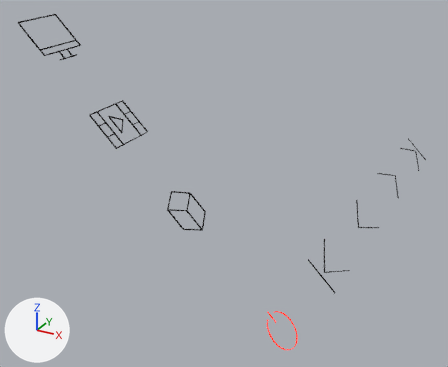
The glTF model UniversityTeacher/sdk/models/podium_buttons_off.glb, before and after one commit.
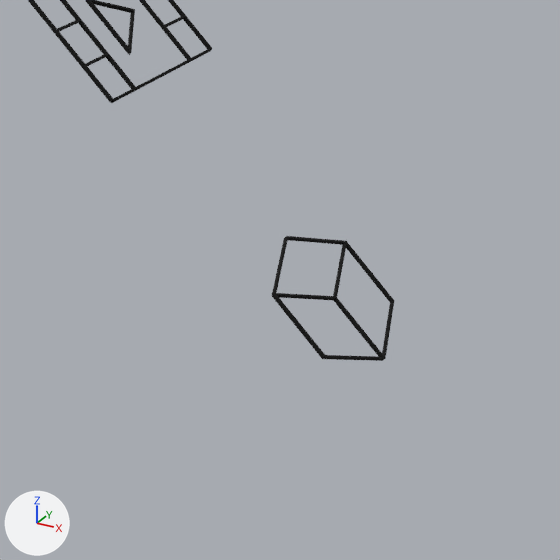
Each version appears first whole from a 50 mm camera at (-0.023, -0.649, 1.841) aimed at (-0.346, -0.061, 1.547), and next in a close-up on the part from 18% to 58% of the width and 32% to 80% of the height. Lighting does not change. The marker at lower left points along +X, +Y and +Z. Vertices at the same position are counted once.

The scene before the commit, as lines of its bpy script (objects in view):
```python
me_curve_007 = bpy.data.meshes.new('Curve.007')
me_curve_007.from_pydata(...)  # 1420 vertices, 2848 faces; spans x -0.436..-0.176, y -0.263..0.263, z 1.495..1.755
# faces by material slot: [1976, 872]
me_curve_007.materials.append(mat_screenmaterial_001)  # black #000000
me_curve_007.materials.append(mat_buttonglow)  # red #ff0d00
ob_presentationicon = bpy.data.objects.new('presentationIcon', me_curve_007)
ob_presentationicon.location = (0.0, 0.0, 0.0)
```
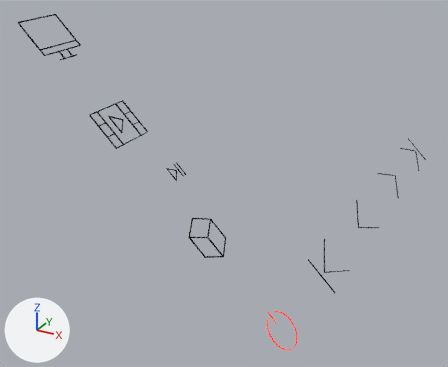
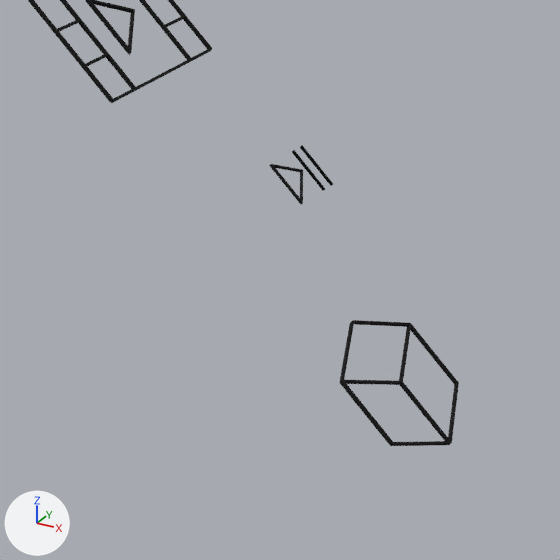
Edits to the bpy script that builds the scene:
```text
Change me_curve_007:
    used by ob_presentationicon; location = (0.0, 0.0, 0.0)
    remove me_curve_007.from_pydata(...)  # 1420 vertices, 2848 faces; spans x -0.436..-0.176, y -0.263..0.263, z 1.495..1.755
    add me_curve_007.from_pydata(...)  # 1448 vertices, 2896 faces; spans x -0.436..-0.176, y -0.263..0.263, z 1.495..1.755
    me_curve_007 part 1: the loose piece of 252 vertices spanning x -0.3..-0.268, y -0.26..-0.222, z 1.587..1.619 is moved by (0.021, 0.0, -0.021)
    me_curve_007 part 2: the loose piece of 12 vertices spanning x -0.36..-0.345, y -0.245..-0.232, z 1.664..1.679 is copied, and the copy is scaled about its middle by 0.739, then moved by (0.045, 0.016, -0.044); it spans x -0.313..-0.302, y -0.228..-0.218, z 1.622..1.633
    me_curve_007 part 3
    16 vertices are added at x -0.313..-0.302, y -0.216..-0.211, z 1.622..1.633
    24 new faces join them, mat_screenmaterial_001 (black #000000)
```

What differs and where, as boxes [x1, y1, x2, y2] in the close-ups (560 x 560 px; the box of a moved part takes in the faces that stretch with it):
'presentationIcon', reshaped: before [28, 0, 394, 361]; after [28, 0, 459, 446]
part 1 of me_curve_007, moved or reshaped: before [272, 236, 394, 361]; after [339, 320, 459, 446]
part 2 of me_curve_007, added: after [269, 164, 303, 205]
part 3 of me_curve_007, added: after [292, 145, 333, 191]
